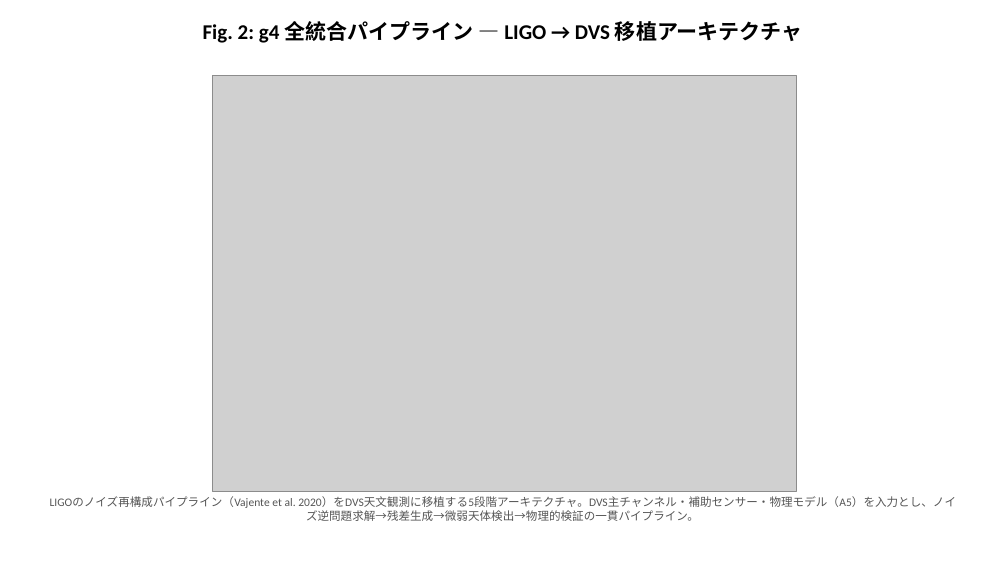
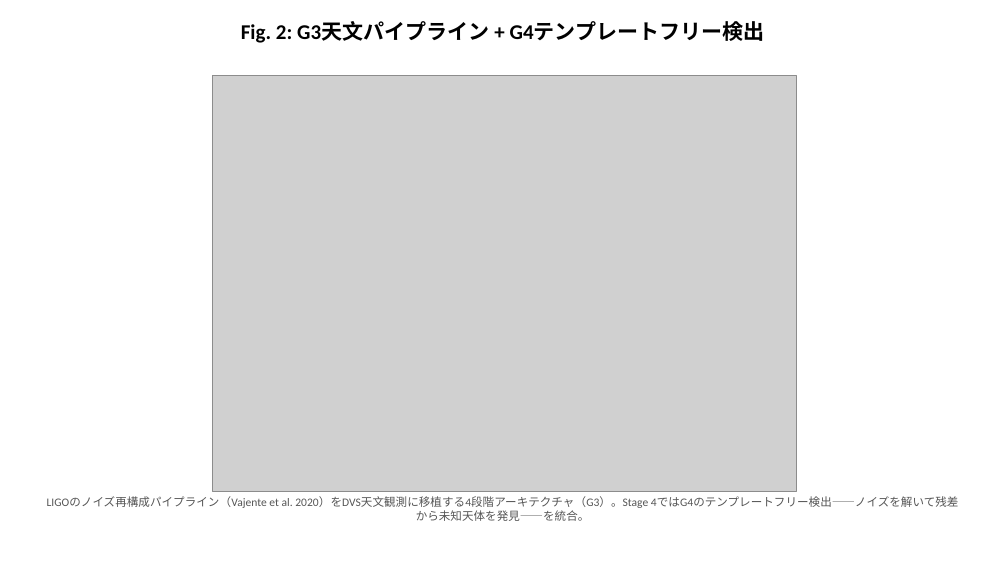
Before and after one commit to bougtoir/heat-accidents-mortality, a slide deck: slide 2 of dvs_noise_inverse_problem/dvs_noise_inverse_problem_figures.pptx. Drawn at 1008x567 pixels with LibreOffice and Linux fonts; fonts in the diff are those of the drawing; grey boxes stand for pictures. Boxes give left, top, right and bottom in pixels: in the first picture for what was removed or moved away, otherwise in the second. Text is boxed around its words. In the diff, an @@ line names an element or a change of style, - is before the commit and + after.

```diff
--- a/dvs_noise_inverse_problem/dvs_noise_inverse_problem_figures.pptx
+++ b/dvs_noise_inverse_problem/dvs_noise_inverse_problem_figures.pptx
@@ text at box(241, 22, 765, 43): text changed @@
-Fig. 2: g4 全統合パイプライン — LIGO → DVS 移植アーキテクチャ
+Fig. 2: G3天文パイプライン + G4テンプレートフリー検出
@@ text at box(47, 497, 959, 521): text changed @@
-LIGOのノイズ再構成パイプライン（Vajente et al. 2020）をDVS天文観測に移植する5段階アーキテクチャ。DVS主チャンネル・補助センサー・物理モデル（A5）を入力とし、ノイズ逆問題求解→残差生成→微弱天体検出→物理的検証の一貫パイプライン。
+LIGOのノイズ再構成パイプライン（Vajente et al. 2020）をDVS天文観測に移植する4段階アーキテクチャ（G3）。Stage 4ではG4のテンプレートフリー検出——ノイズを解いて残差から未知天体を発見——を統合。
```
Also in this commit, not shown: 1 other slide changed, 10 other files.
